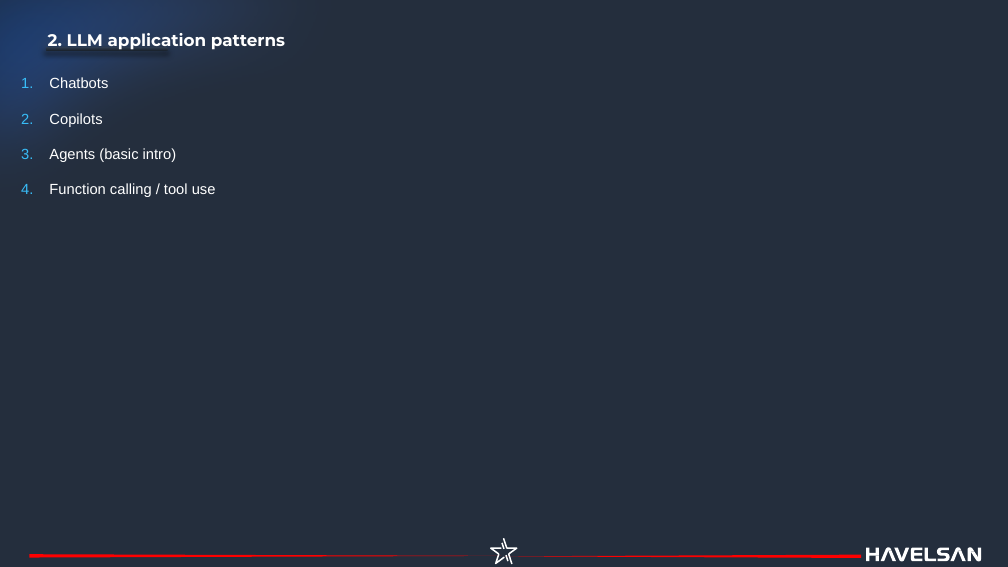
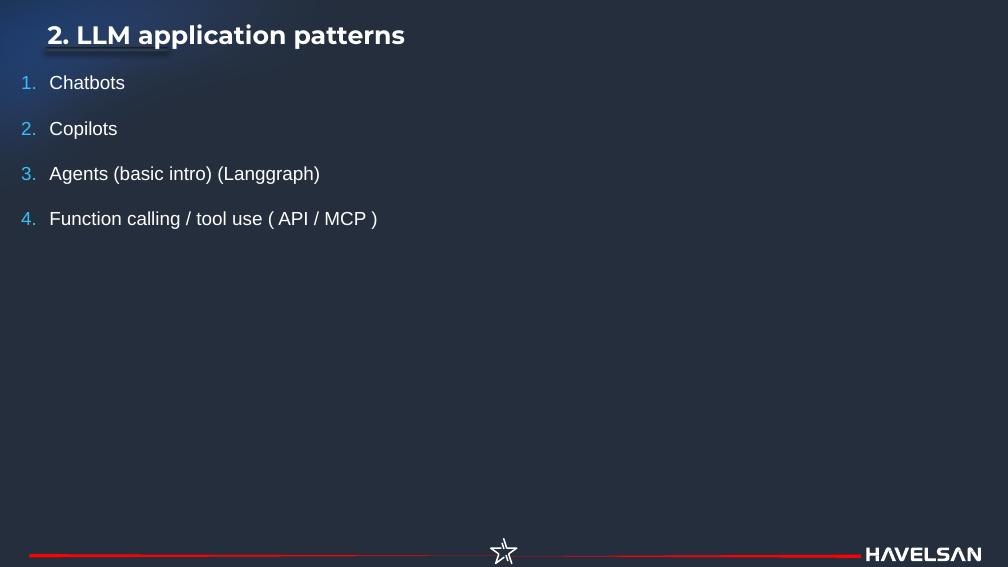
Before and after one commit to havelsan/YZ_EGITIM, a slide deck: slide 13 of presentations/03.Day_3_—_Building_AI_Systems_Production_Real_Use_Case.pptx (slide 6 before the commit). Drawn at 1008x567 pixels with LibreOffice and Linux fonts; fonts in the diff are those of the drawing. Boxes give left, top, right and bottom in pixels: in the first picture for what was removed or moved away, otherwise in the second. Text is boxed around its words. In the diff, an @@ line names an element or a change of style, - is before the commit and + after.

```diff
--- a/presentations/03.Day_3_—_Building_AI_Systems_Production_Real_Use_Case.pptx
+++ b/presentations/03.Day_3_—_Building_AI_Systems_Production_Real_Use_Case.pptx
@@ text "2. LLM application patterns": place and size @@
-text "2. LLM application patterns" at [48,33,285,51]
+text "2. LLM application patterns" at [48,24,405,49]
@@ text "2. LLM application patterns" at [48,24,405,49]: size 16 to 24 pt @@
@@ text at [49,75,125,139]: size 14 to 18 pt in "Chatbots", "Copilots" @@
@@ text at [49,166,366,229]: text changed; size 14 to 18 pt @@
-3. Agents (basic intro)
-4. Function calling / tool use
+3. Agents (basic intro) (Langgraph)
+4. Function calling / tool use ( API / MCP )
@@ outline redrawn in 3 elements at [0,0,861,441], [29,554,501,557], [490,538,517,565] @@
```
Also in this commit, not shown: 10 other slides changed, 11 slides added, 2 slides removed, 13 other files.
